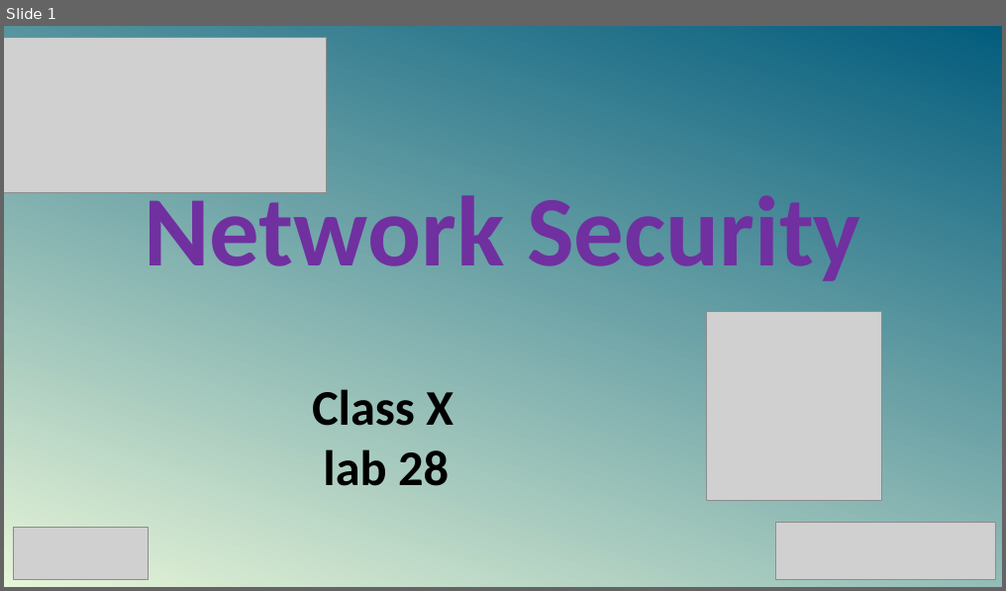
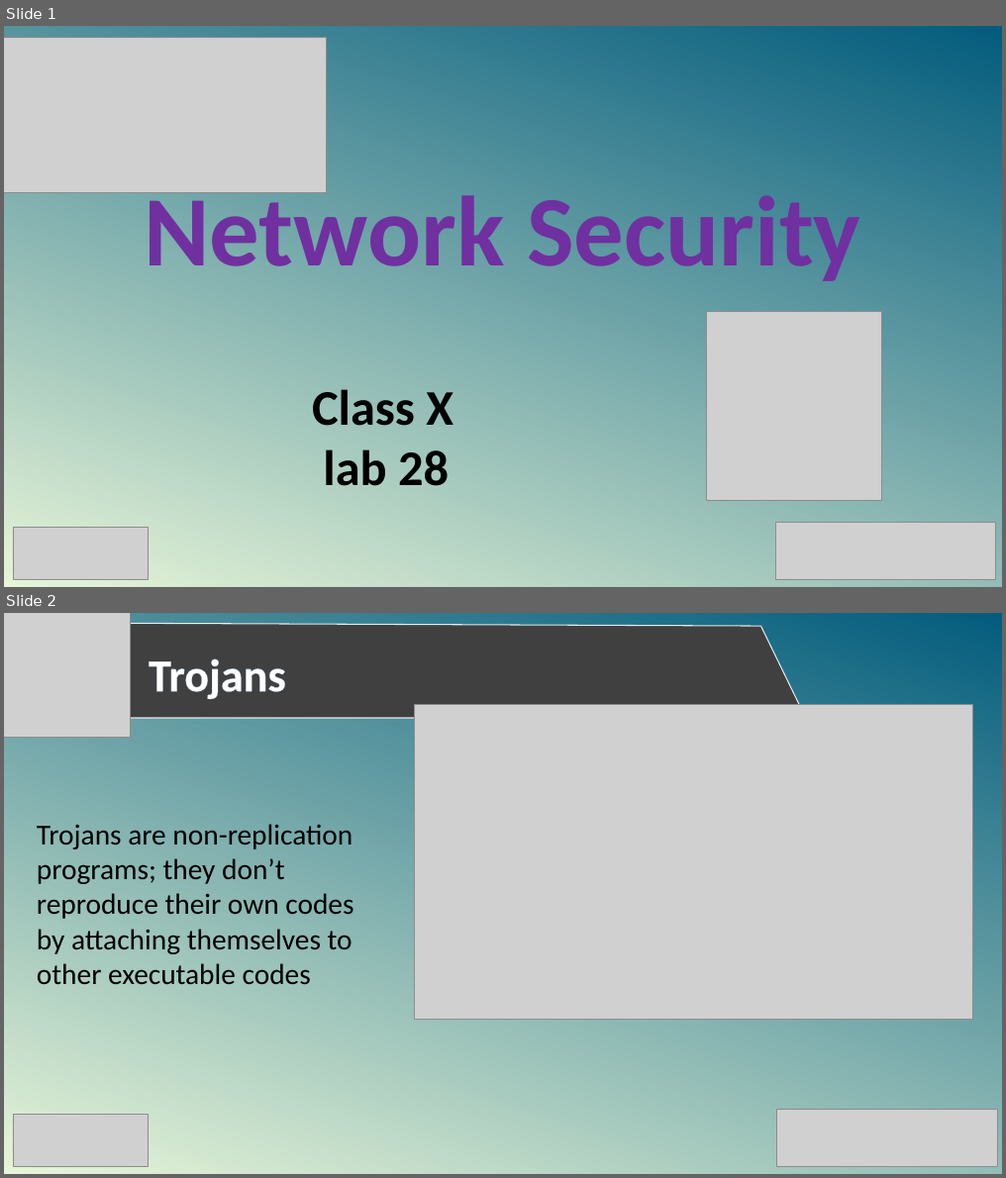
Before and after one commit to SabitDeepto/IIDP, a slide deck: Network Security/class 10/NetSec_10/2. Presentation/NetSec_10.pptx. Shown one above the other, each under a label of ours: slide 1 before the commit, slides 1 and 2 after it. The pictures are 1006x591 and 1006x1178 pixels, drawn with LibreOffice and Linux fonts; fonts in the diff are those of the drawing; grey boxes stand for pictures. Boxes give left, top, right and bottom in pixels: in the first picture for what was removed or moved away, otherwise in the second. Text is boxed around its words. In the diff, an @@ line names an element or a change of style, - is before the commit and + after.

```diff
--- a/Network Security/class 10/NetSec_10/2. Presentation/NetSec_10.pptx
+++ b/Network Security/class 10/NetSec_10/2. Presentation/NetSec_10.pptx
@@ slide 2 added at [4, 613, 1002, 1174], background gradient #E7F5D9 to #035C7D @@
@@ picture added at [4, 613, 131, 738] @@
@@ freeform shape added at [40, 623, 806, 718], fill #404040, outline #FFFFFF 1 pt @@
@@ text added at [149, 659, 286, 699], 44 pt, text #FFFFFF, bold @@
+Trojans
@@ picture added at [414, 705, 973, 1020] @@
@@ text added at [37, 824, 353, 984], 28 pt, text #000000 @@
+Trojans are non-replication
+programs; they don’t
+reproduce their own codes
+by attaching themselves to
+other executable codes
@@ picture added at [13, 1115, 148, 1166] @@
@@ picture added at [776, 1109, 997, 1167] @@
```
Also in this commit, not shown: 7 other slides added, 9 slides removed, 6 other files.
